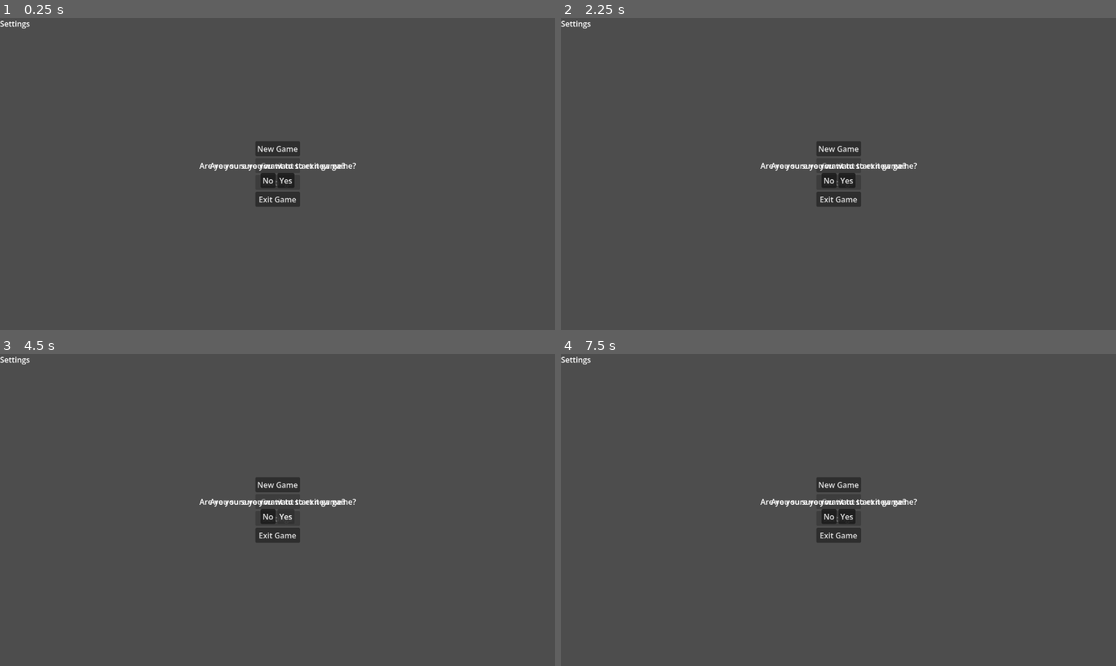
Above: before the commit, frames 1-4 (two rows, left to right).
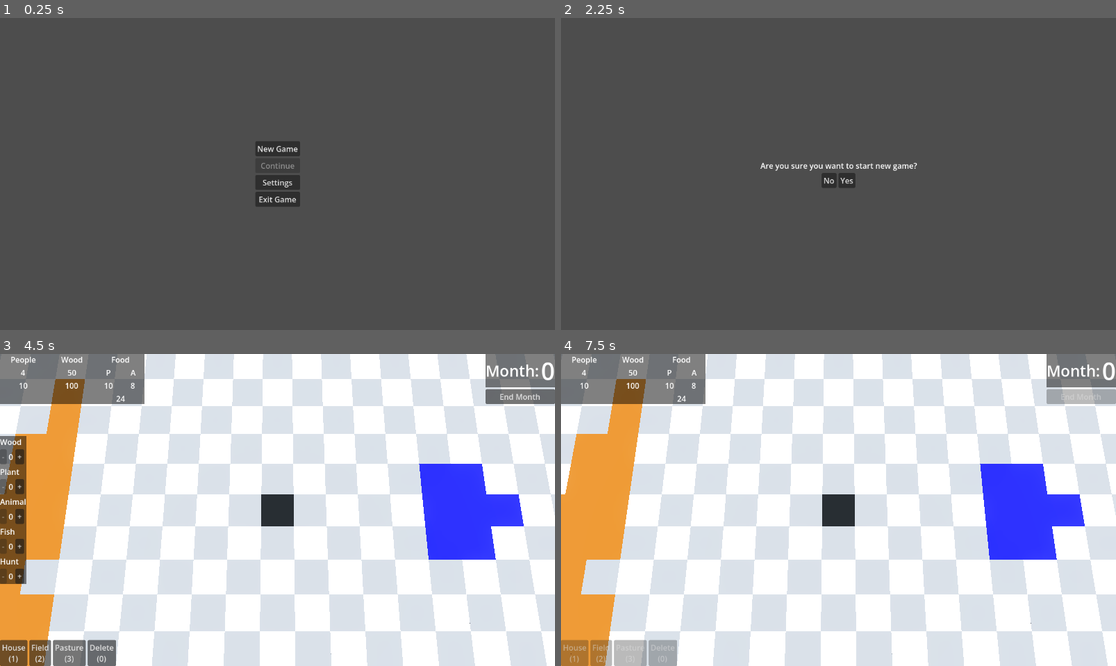
Above: after the commit, the same moments.

Repository: KaschaArtem/Hamlet
Game: Godot game, scene res://scenes/active_scenes/main_menu.tscn
The game is run twice, just before and just after one commit, with the same random seed, the same clock (stepped at 60 frames per second) and the same inputs.
Inputs (mouse positions are in pixels of both pictures, inside the frame that each line leads up to):
- Up to frame 1 (0.25 s): no input
- Up to frame 2 (2.25 s): click (838, 183) at 0.5 s, where only the run after the commit has a clickable "Settings"; click (572, 24) at 1.25 s, where only the run after the commit has a clickable "Back"; click "New Game" at 2 s
- Up to frame 3 (4.5 s): click "No" at 2.75 s; click "New Game" at 3.5 s; click "Yes" at 4.25 s
- Up to frame 4 (7.5 s): click (572, 653) at 5 s, where only the run after the commit has a clickable "House (1)"; click (599, 653) at 5.75 s, where only the run after the commit has a clickable "Field (2)"; click (627, 653) at 6.5 s, where only the run after the commit has a clickable "Pasture (3)"; click (1082, 397) at 7.25 s, where only the run after the commit has a clickable "End Month"

The runs differ from the first frame. In frame 1, 0.6% of the frame differs, in the area x 0-65%, y 0-55%; in frame 2, 0.9%; in frame 3, 99%; in frame 4, 99%, in the area x 0-100%, y 0-100%.

Commit message:
added simple ui navigation

Diff:
--- a/project.godot
+++ b/project.godot
@@ -111,6 +111,11 @@
 "events": [Object(InputEventKey,"resource_local_to_scene":false,"resource_name":"","device":0,"window_id":0,"alt_presse …(189 unchanged characters)…
 ]
 }
+abort_key={
+"deadzone": 0.0,
+"events": [Object(InputEventKey,"resource_local_to_scene":false,"resource_name":"","device":0,"window_id":0,"alt_pressed":false,"shift_pressed":false,"ctrl_pressed":false,"meta_pressed":false,"pressed":false,"keycode":0,"physical_keycode":4194305,"key_label":0,"unicode":0,"location":0,"echo":false,"script":null)
+]
+}
 
 [physics]
 
--- a/scenes/active_scenes/main_menu.tscn
+++ b/scenes/active_scenes/main_menu.tscn
@@ -15,10 +15,20 @@
 
 [node name="CanvasLayer" type="CanvasLayer" parent="." unique_id=1548957448]
 
-[node name="Main" parent="CanvasLayer" unique_id=605065153 instance=ExtResource("2_6sm54")]
+[node name="Main" parent="CanvasLayer" unique_id=605065153 node_paths=PackedStringArray("menu", "settings", "new_game_confirm", "exit_game_confirm") instance=ExtResource("2_6sm54")]
+menu = NodePath("../..")
+settings = NodePath("../Settings")
+new_game_confirm = NodePath("../NewGameConfirm")
+exit_game_confirm = NodePath("../ExitGameConfirm")
 
-[node name="Settings" parent="CanvasLayer" unique_id=265393910 instance=ExtResource("3_mo4md")]
+[node name="Settings" parent="CanvasLayer" unique_id=265393910 node_paths=PackedStringArray("menu", "main") instance=ExtResource("3_mo4md")]
+menu = NodePath("../..")
+main = NodePath("../Main")
 
-[node name="NewGameConfirm" parent="CanvasLayer" unique_id=232928215 instance=ExtResource("3_ue6ab")]
+[node name="NewGameConfirm" parent="CanvasLayer" unique_id=232928215 node_paths=PackedStringArray("menu", "main") instance=ExtResource("3_ue6ab")]
+menu = NodePath("../..")
+main = NodePath("../Main")
 
-[node name="ExitGameConfirm" parent="CanvasLayer" unique_id=244921238 instance=ExtResource("5_gdbx1")]
+[node name="ExitGameConfirm" parent="CanvasLayer" unique_id=244921238 node_paths=PackedStringArray("menu", "main") instance=ExtResource("5_gdbx1")]
+menu = NodePath("../..")
+main = NodePath("../Main")
--- a/scenes/main_menu_scenes/exit_game_confirm.tscn
+++ b/scenes/main_menu_scenes/exit_game_confirm.tscn
@@ -37,8 +37,15 @@
 
 [node name="No" type="Button" parent="VBoxContainer/HBoxContainer" unique_id=298921593]
 layout_mode = 2
+focus_neighbor_right = NodePath("../Yes")
+action_mode = 0
 text = "No"
 
 [node name="Yes" type="Button" parent="VBoxContainer/HBoxContainer" unique_id=571289932]
 layout_mode = 2
+focus_neighbor_left = NodePath("../No")
+action_mode = 0
 text = "Yes"
+
+[connection signal="pressed" from="VBoxContainer/HBoxContainer/No" to="." method="_on_no_pressed"]
+[connection signal="pressed" from="VBoxContainer/HBoxContainer/Yes" to="." method="_on_yes_pressed"]
--- a/scenes/main_menu_scenes/main.tscn
+++ b/scenes/main_menu_scenes/main.tscn
@@ -31,21 +31,31 @@
 
 [node name="NewGameButton" type="Button" parent="Main" unique_id=1559205205]
 layout_mode = 2
+focus_neighbor_bottom = NodePath("../ContinueButton")
+action_mode = 0
 text = "New Game"
 
 [node name="ContinueButton" type="Button" parent="Main" unique_id=409355396]
 layout_mode = 2
+focus_neighbor_top = NodePath("../NewGameButton")
+focus_neighbor_bottom = NodePath("../SettingsButton")
 disabled = true
+action_mode = 0
 text = "Continue"
 
 [node name="SettingsButton" type="Button" parent="Main" unique_id=1968584482]
 layout_mode = 2
-disabled = true
+focus_neighbor_top = NodePath("../ContinueButton")
+focus_neighbor_bottom = NodePath("../ExitGameButton")
+action_mode = 0
 text = "Settings"
 
 [node name="ExitGameButton" type="Button" parent="Main" unique_id=1118754811]
 layout_mode = 2
+focus_neighbor_top = NodePath("../SettingsButton")
+action_mode = 0
 text = "Exit Game"
 
 [connection signal="pressed" from="Main/NewGameButton" to="." method="_on_new_game_button_pressed"]
+[connection signal="pressed" from="Main/SettingsButton" to="." method="_on_settings_button_pressed"]
 [connection signal="pressed" from="Main/ExitGameButton" to="." method="_on_exit_game_button_pressed"]
--- a/scenes/main_menu_scenes/new_game_confirm.tscn
+++ b/scenes/main_menu_scenes/new_game_confirm.tscn
@@ -37,8 +37,15 @@
 
 [node name="No" type="Button" parent="VBoxContainer/HBoxContainer" unique_id=1375584100]
 layout_mode = 2
+focus_neighbor_right = NodePath("../Yes")
+action_mode = 0
 text = "No"
 
 [node name="Yes" type="Button" parent="VBoxContainer/HBoxContainer" unique_id=1499158024]
 layout_mode = 2
+focus_neighbor_left = NodePath("../No")
+action_mode = 0
 text = "Yes"
+
+[connection signal="pressed" from="VBoxContainer/HBoxContainer/No" to="." method="_on_no_pressed"]
+[connection signal="pressed" from="VBoxContainer/HBoxContainer/Yes" to="." method="_on_yes_pressed"]
--- a/scenes/main_menu_scenes/settings.tscn
+++ b/scenes/main_menu_scenes/settings.tscn
@@ -1,4 +1,6 @@
 [gd_scene format=3 uid="uid://c83waugl8ljos"]
+
+[ext_resource type="Script" uid="uid://fc4dan5ybyso" path="res://scripts/menu/settings.gd" id="1_bbxhd"]
 
 [node name="Settings" type="Control" unique_id=265393910]
 layout_mode = 3
@@ -7,9 +9,19 @@
 anchor_bottom = 1.0
 grow_horizontal = 2
 grow_vertical = 2
+script = ExtResource("1_bbxhd")
 
 [node name="Label" type="Label" parent="." unique_id=1171746502]
 layout_mode = 0
 offset_right = 40.0
 offset_bottom = 23.0
 text = "Settings"
+
+[node name="Back" type="Button" parent="." unique_id=1367752356]
+layout_mode = 0
+offset_right = 8.0
+offset_bottom = 8.0
+action_mode = 0
+text = "Back"
+
+[connection signal="pressed" from="Back" to="." method="_on_back_pressed"]
--- a/scripts/menu/exit_game_confirm.gd
+++ b/scripts/menu/exit_game_confirm.gd
@@ -1,5 +1,25 @@
 extends Control
 
 
+@export var menu: Node3D
+@export var main: Control
+
 @export var no: Button
 @export var yes: Button
+
+
+func _ready() -> void:
+	self.visible = false
+
+
+func _on_no_pressed() -> void:
+	menu.update(main)
+
+
+func _on_yes_pressed() -> void:
+	get_tree().quit()
+
+
+func _input(_event) -> void:
+	if Input.is_action_just_pressed("abort_key"):
+		menu.update(main)
--- a/scripts/menu/main.gd
+++ b/scripts/menu/main.gd
@@ -1,5 +1,10 @@
 extends Control
 
+
+@export var menu: Node3D
+@export var settings: Control
+@export var new_game_confirm: Control
+@export var exit_game_confirm: Control
 
 @export var new_game_button: Button
 @export var continue_button: Button
@@ -8,8 +13,12 @@
 
 
 func _on_new_game_button_pressed() -> void:
-	SceneManager.change_scene("res://scenes/active_scenes/game.tscn")
+	menu.update(new_game_confirm)
+
+
+func _on_settings_button_pressed() -> void:
+	menu.update(settings)
 
 
 func _on_exit_game_button_pressed() -> void:
-	get_tree().quit()
+	menu.update(exit_game_confirm)
--- a/scripts/menu/main_menu.gd
+++ b/scripts/menu/main_menu.gd
@@ -5,3 +5,11 @@
 @export var settings: Control
 @export var new_game_confirm: Control
 @export var exit_game_confirm: Control
+
+
+func update(next: Control) -> void:
+	main.visible = false
+	settings.visible = false
+	new_game_confirm.visible = false
+	exit_game_confirm.visible = false
+	next.visible = true
--- a/scripts/menu/new_game_confirm.gd
+++ b/scripts/menu/new_game_confirm.gd
@@ -1,5 +1,25 @@
 extends Control
 
 
+@export var menu: Node3D
+@export var main: Control
+
 @export var no: Button
 @export var yes: Button
+
+
+func _ready() -> void:
+	self.visible = false
+
+
+func _on_no_pressed() -> void:
+	menu.update(main)
+
+
+func _on_yes_pressed() -> void:
+	SceneManager.change_scene("res://scenes/active_scenes/game.tscn")
+
+
+func _input(_event) -> void:
+	if Input.is_action_just_pressed("abort_key"):
+		menu.update(main)
--- a/scripts/menu/settings.gd
+++ b/scripts/menu/settings.gd
@@ -1 +1,19 @@
 extends Control
+
+
+@export var menu: Node3D
+
+@export var main: Control
+
+
+func _ready() -> void:
+	self.visible = false
+
+
+func _on_back_pressed() -> void:
+	menu.update(main)
+
+
+func _input(_event) -> void:
+	if Input.is_action_just_pressed("abort_key"):
+		menu.update(main)
